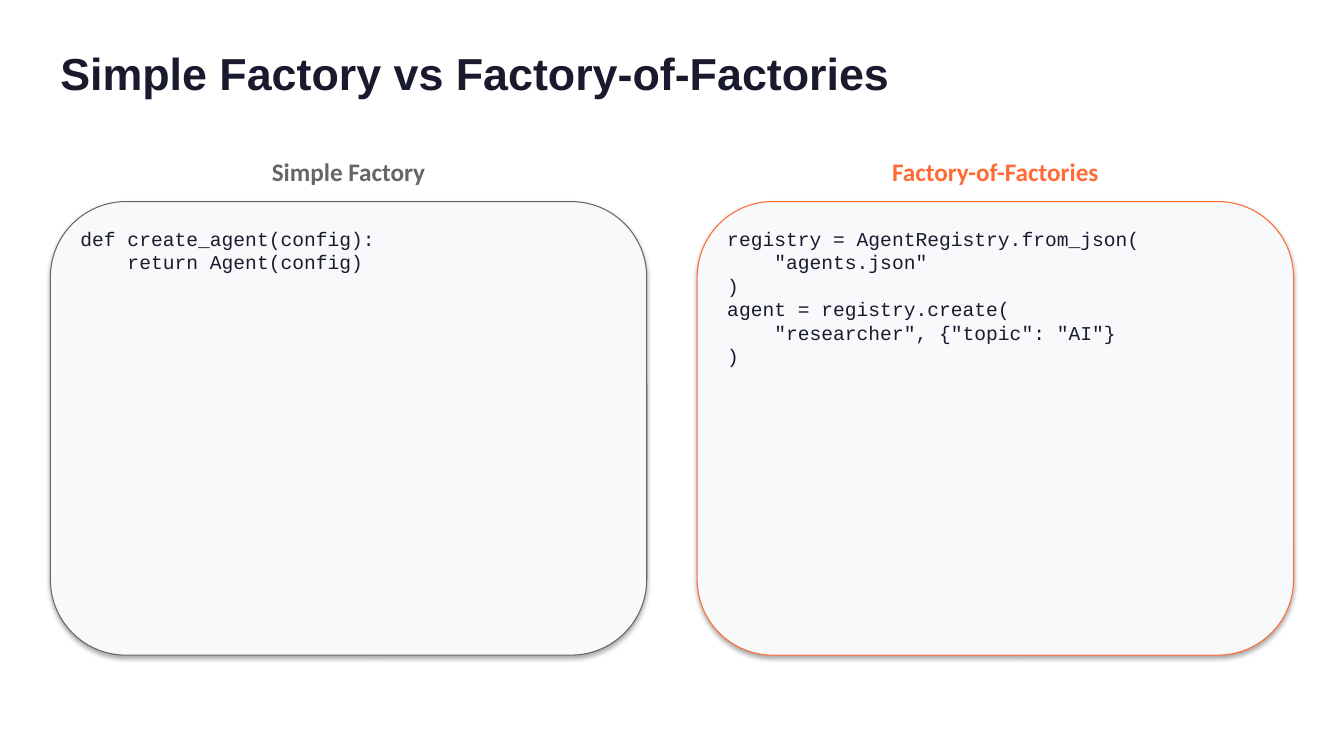
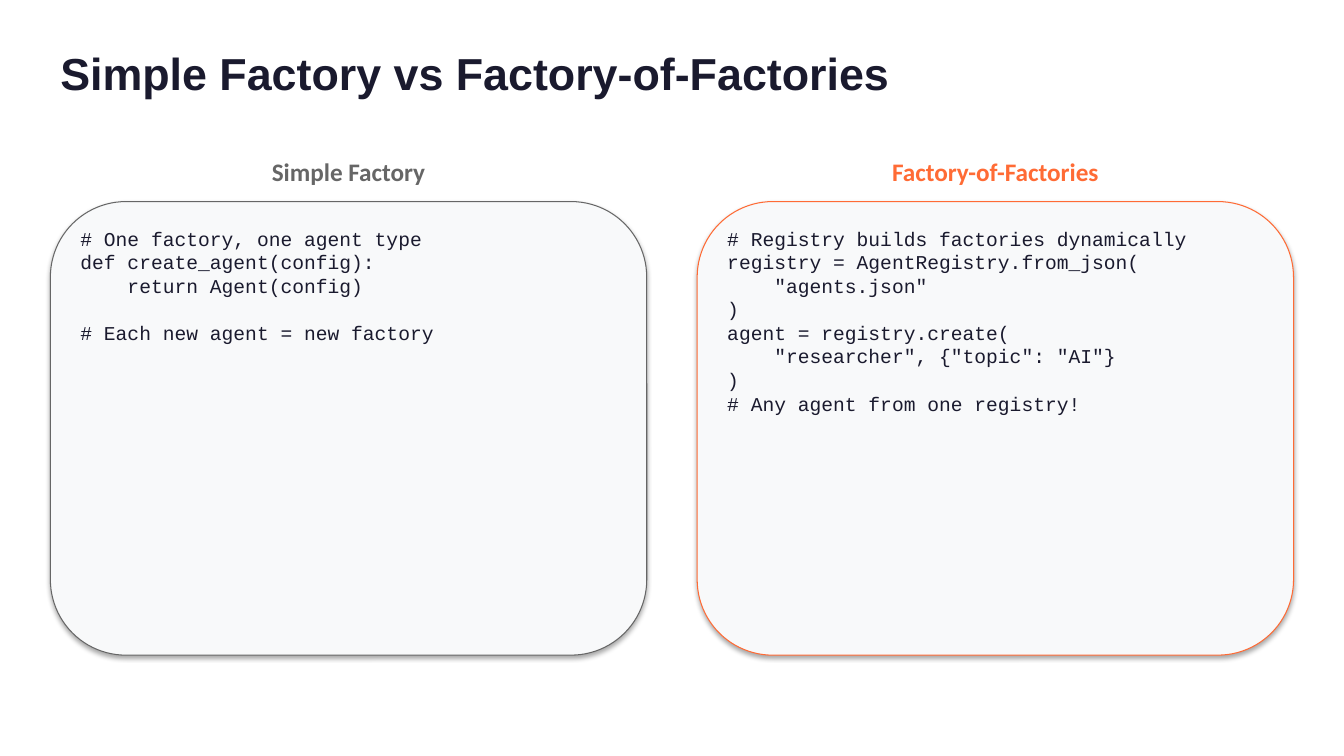
Before and after one commit to RPirruccio/lightning-agents, a slide deck: slide 6 of presentation/output/lightning-agents.pptx. Drawn at 1344x756 pixels with LibreOffice and Linux fonts; fonts in the diff are those of the drawing. Boxes give left, top, right and bottom in pixels: in the first picture for what was removed or moved away, otherwise in the second. Text is boxed around its words. In the diff, an @@ line names an element or a change of style, - is before the commit and + after.

```diff
--- a/presentation/output/lightning-agents.pptx
+++ b/presentation/output/lightning-agents.pptx
@@ text at <box>104,232,422,250</box>: paragraph added @@
+# One factory, one agent type
@@ text at <box>751,232,1186,250</box>: paragraph added @@
+# Registry builds factories dynamically
@@ text at <box>104,326,433,344</box>: paragraph added @@
+# Each new agent = new factory
@@ text at <box>751,397,1080,415</box>: paragraph added @@
+# Any agent from one registry!
```
Also in this commit, not shown: 11 other slides changed, 6 other files.
